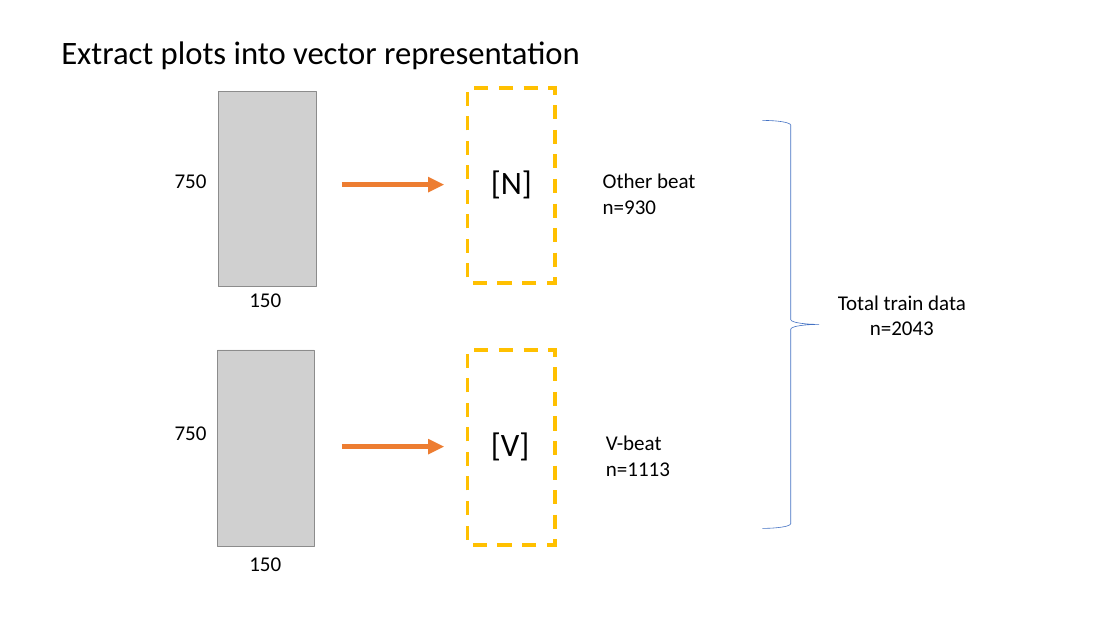
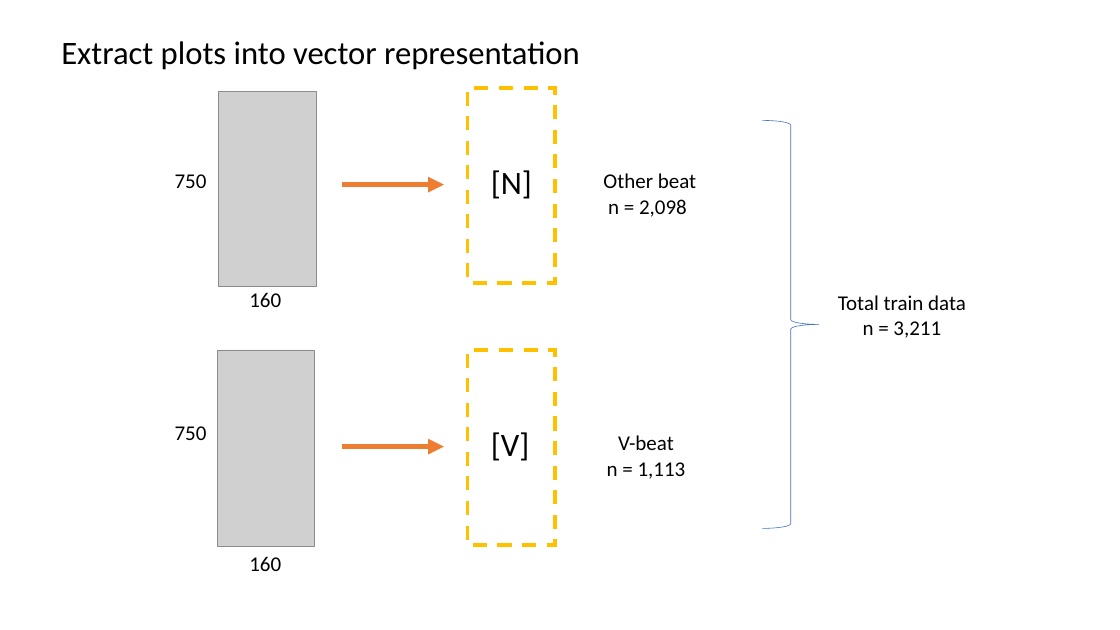
Before and after one commit to JNYH/ecg_vbeat, a slide deck: slide 4 of ecg_vbeat.pptx. Drawn at 1120x630 pixels with LibreOffice and Linux fonts; fonts in the diff are those of the drawing; grey boxes stand for pictures. Boxes give left, top, right and bottom in pixels: in the first picture for what was removed or moved away, otherwise in the second. Text is boxed around its words. In the diff, an @@ line names an element or a change of style, - is before the commit and + after.

```diff
--- a/ecg_vbeat.pptx
+++ b/ecg_vbeat.pptx
@@ text at (603,173,696,188): alignment left to centre @@
@@ text at (608,199,687,217): text changed @@
-n=930
+n = 2,098
@@ text at (249,292,281,307): text changed @@
-150
+160
@@ text at (863,321,941,338): text changed @@
-n=2043
+n = 3,211
@@ text at (618,435,674,450): alignment left to centre @@
@@ text at (607,462,686,479): text changed @@
-n=1113
+n = 1,113
@@ text at (249,556,281,571): text changed @@
-150
+160
```
Also in this commit, not shown: 5 other slides changed, 2 other files.
